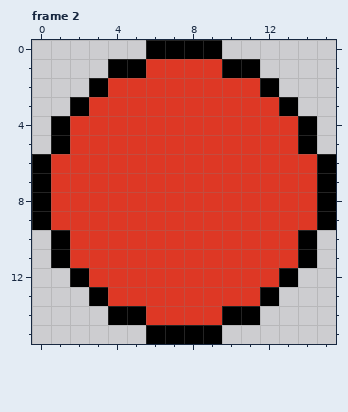
Pixel-art file: Assets/Sprites/Mana/SmallMana.aseprite. That is the earlier state.
16x16 pixels, 2 frames. Shown: frame 2. The commit also changed other frames, which this record leaves out.
New version:
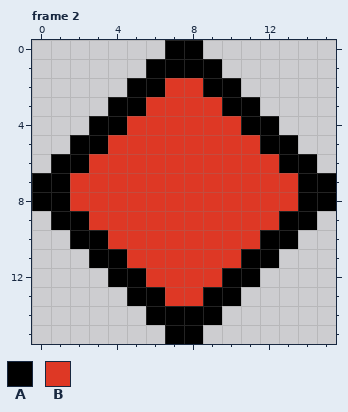
Palette (. is transparent): A #000000  B #de3825
Difference:
Frame 2:
Colour A replaces colour B in row 1 at x 6 to 9; in row 2 at x 5 to 6 and 9 to 10; in row 3 at x 4 to 5 and 10 to 11; in row 4 at x 3 to 4 and 11 to 12; in row 5 at x 2 to 3 and 12 to 13; in row 6 at x 1 to 2 and 13 to 14.
Colour A replaces colour B in rows 7 to 8 at x 1 and 14; in row 9 at x 1 to 2 and 13 to 14; in row 10 at x 2 to 3 and 12 to 13; in row 11 at x 3 to 4 and 11 to 12; in row 12 at x 4 to 5 and 10 to 11; in row 13 at x 5 to 6 and 9 to 10.
Colour A replaces colour B in row 14 at x 6 to 9.
The edit erases colour A in row 0 at x 6 and 9; in row 1 at x 4 to 5 and 10 to 11; in row 2 at x 3 and 12; in row 3 at x 2 and 13; in rows 4 to 5 at x 1 and 14; in row 6 at x 0 and 15.
The edit erases colour A in row 9 at x 0 and 15; in rows 10 to 11 at x 1 and 14; in row 12 at x 2 and 13; in row 13 at x 3 and 12; in row 14 at x 4 to 5 and 10 to 11; in row 15 at x 6 and 9.
The edit erases colour B in row 2 at x 4 and 11; in row 3 at x 3 and 12; in row 4 at x 2 and 13; in row 11 at x 2 and 13; in row 12 at x 3 and 12; in row 13 at x 4 and 11.
Boxes around the changes in both pictures, in picture pixels (x1, y1, x2, y2):
changed: (32, 40, 336, 344)
